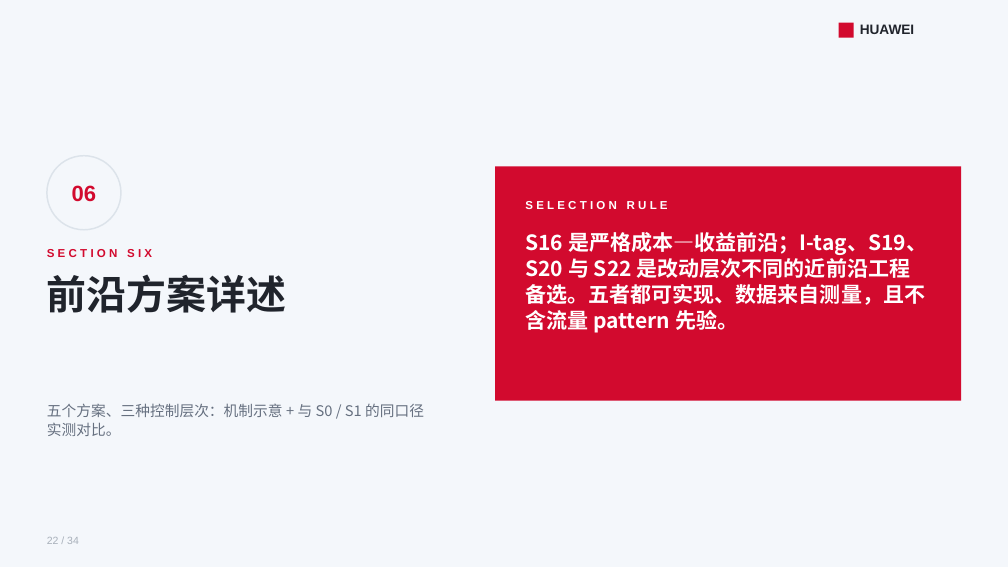
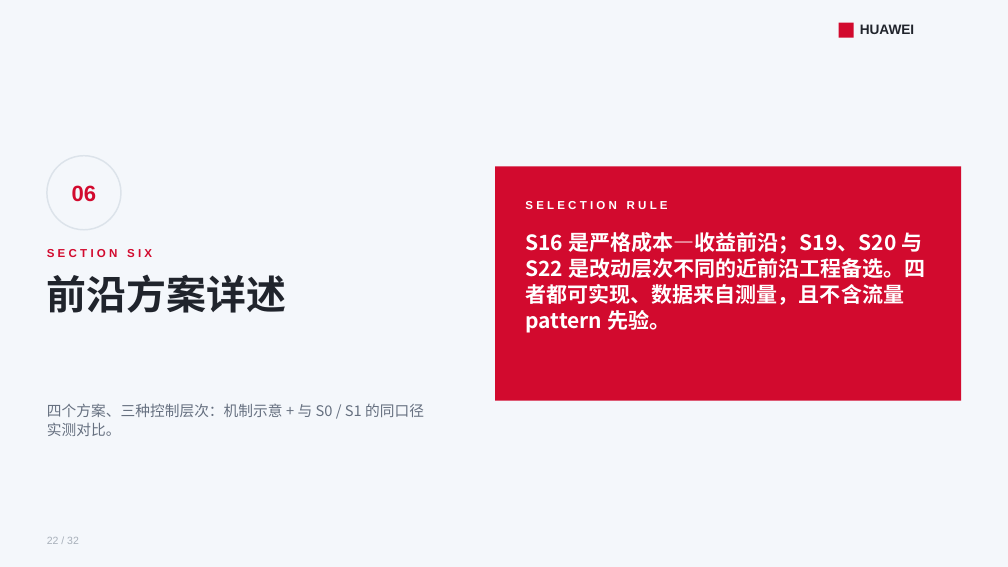
Before and after one commit to lukebest/booksim2, a slide deck: slide 22 of ppt/ring2-write-fairness.pptx. Drawn at 1008x567 pixels with LibreOffice and Linux fonts; fonts in the diff are those of the drawing. Boxes give left, top, right and bottom in pixels: in the first picture for what was removed or moved away, otherwise in the second. Text is boxed around its words. In the diff, an @@ line names an element or a change of style, - is before the commit and + after.

```diff
--- a/ppt/ring2-write-fairness.pptx
+++ b/ppt/ring2-write-fairness.pptx
@@ text at bbox=[525, 232, 926, 333]: text changed @@
-S16 是严格成本—收益前沿；I-tag、S19、S20 与 S22 是改动层次不同的近前沿工程备选。五者都可实现、数据来自测量，且不含流量 pattern 先验。
+S16 是严格成本—收益前沿；S19、S20 与 S22 是改动层次不同的近前沿工程备选。四者都可实现、数据来自测量，且不含流量 pattern 先验。
@@ text at bbox=[47, 403, 424, 436]: text changed @@
-五个方案、三种控制层次：机制示意 + 与 S0 / S1 的同口径实测对比。
+四个方案、三种控制层次：机制示意 + 与 S0 / S1 的同口径实测对比。
@@ text at bbox=[47, 537, 79, 544]: text changed @@
-22 / 34
+22 / 32
```
Also in this commit, not shown: 30 other slides changed, 2 slides removed, 10 other files.
